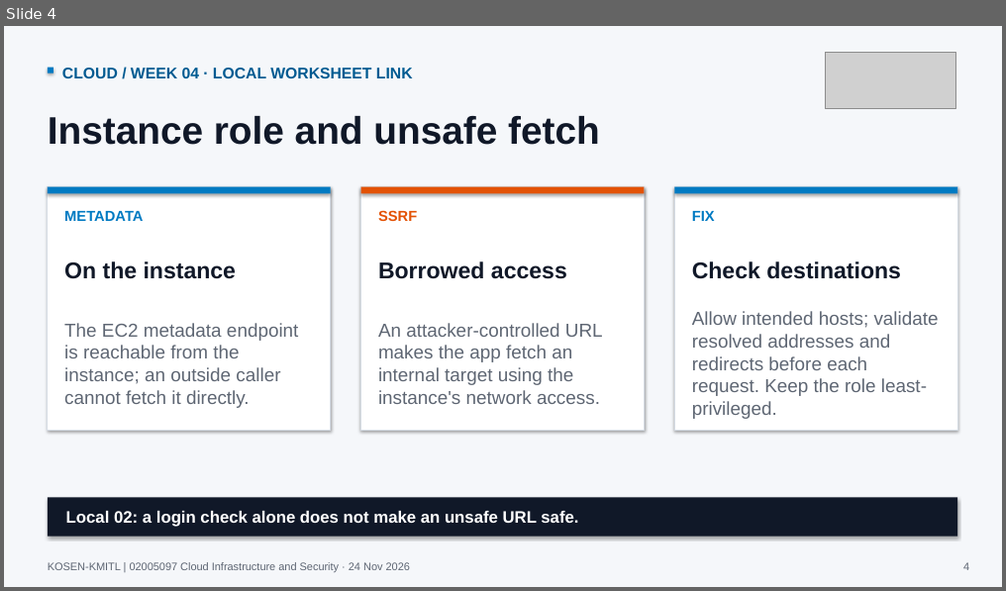
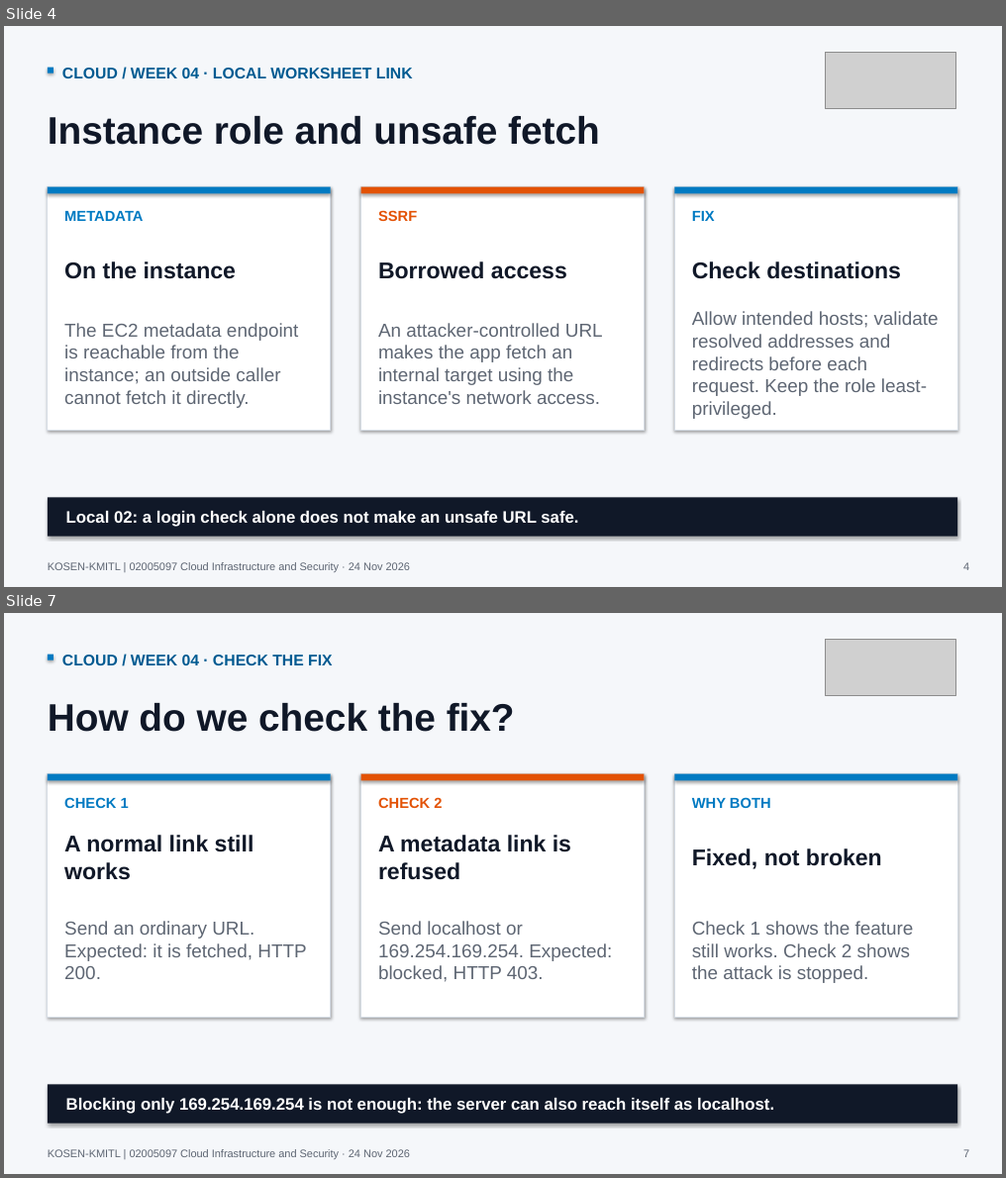
Before and after one commit to nutthakorn7/cloud-infrastructure-security, a slide deck: slides/weekly-bridges/output/Week04_Cloud_Course_Bridge.pptx. Shown one above the other, each under a label of ours: slide 4 before the commit, slides 4 and 7 after it; the slides between them are not shown. The pictures are 1006x591 and 1006x1178 pixels, drawn with LibreOffice and Linux fonts; fonts in the diff are those of the drawing; grey boxes stand for pictures. Boxes give left, top, right and bottom in pixels: in the first picture for what was removed or moved away, otherwise in the second. Text is boxed around its words. In the diff, an @@ line names an element or a change of style, - is before the commit and + after.

```diff
--- a/slides/weekly-bridges/output/Week04_Cloud_Course_Bridge.pptx
+++ b/slides/weekly-bridges/output/Week04_Cloud_Course_Bridge.pptx
@@ slide 7 added at (x1=4, y1=613, x2=1002, y2=1174), background #F5F7FA @@
@@ picture added at (x1=826, y1=639, x2=956, y2=695) @@
@@ rectangle added at (x1=48, y1=655, x2=54, y2=661), fill #007AC2 @@
@@ text added at (x1=62, y1=655, x2=332, y2=665), 15 pt, text #005A91, bold @@
+CLOUD / WEEK 04 · CHECK THE FIX
@@ text added at (x1=48, y1=703, x2=515, y2=732), 37 pt, text #101828, bold @@
+How do we check the fix?
@@ rectangle added at (x1=48, y1=774, x2=331, y2=1017), fill #FFFFFF, outline #D5DCE4 0.8 pt @@
@@ rectangle added at (x1=48, y1=774, x2=331, y2=780), fill #007AC2 @@
@@ rectangle added at (x1=361, y1=774, x2=645, y2=1017), fill #FFFFFF, outline #D5DCE4 0.8 pt @@
@@ rectangle added at (x1=361, y1=774, x2=645, y2=780), fill #E35205 @@
@@ rectangle added at (x1=675, y1=774, x2=957, y2=1017), fill #FFFFFF, outline #D5DCE4 0.8 pt @@
@@ rectangle added at (x1=675, y1=774, x2=957, y2=780), fill #007AC2 @@
@@ text added at (x1=64, y1=797, x2=129, y2=808), 14 pt, text #007AC2, bold @@
+CHECK 1
@@ text added at (x1=378, y1=797, x2=442, y2=808), 14 pt, text #E35205, bold @@
+CHECK 2
@@ text added at (x1=692, y1=797, x2=771, y2=808), 14 pt, text #007AC2, bold @@
+WHY BOTH
@@ text added at (x1=64, y1=835, x2=254, y2=880), 22 pt, text #101828, bold @@
+A normal link still works
@@ text added at (x1=378, y1=835, x2=571, y2=880), 22 pt, text #101828, bold @@
+A metadata link is refused
@@ text added at (x1=692, y1=849, x2=882, y2=869), 22 pt, text #101828, bold @@
+Fixed, not broken
@@ text added at (x1=64, y1=921, x2=306, y2=979), 18 pt, text #5E6673 @@
+Send an ordinary URL. Expected: it is fetched, HTTP 200.
@@ text added at (x1=378, y1=921, x2=612, y2=982), 18 pt, text #5E6673 @@
+Send localhost or 169.254.169.254. Expected: blocked, HTTP 403.
@@ text added at (x1=692, y1=921, x2=914, y2=983), 18 pt, text #5E6673 @@
+Check 1 shows the feature still works. Check 2 shows the attack is stopped.
@@ rectangle added at (x1=48, y1=1084, x2=957, y2=1124), fill #101828 @@
@@ text added at (x1=66, y1=1098, x2=774, y2=1114), 16 pt, text #FFFFFF, bold @@
+Blocking only 169.254.169.254 is not enough: the server can also reach itself as localhost.
@@ text added at (x1=48, y1=1150, x2=410, y2=1159), 10.5 pt, text #5E6673 @@
+KOSEN-KMITL | 02005097 Cloud Infrastructure and Security · 24 Nov 2026
@@ text added at (x1=963, y1=1150, x2=969, y2=1157), 10.5 pt, text #5E6673 @@
+7
```
Also in this commit, not shown: 2 other slides added, 2 other files.
